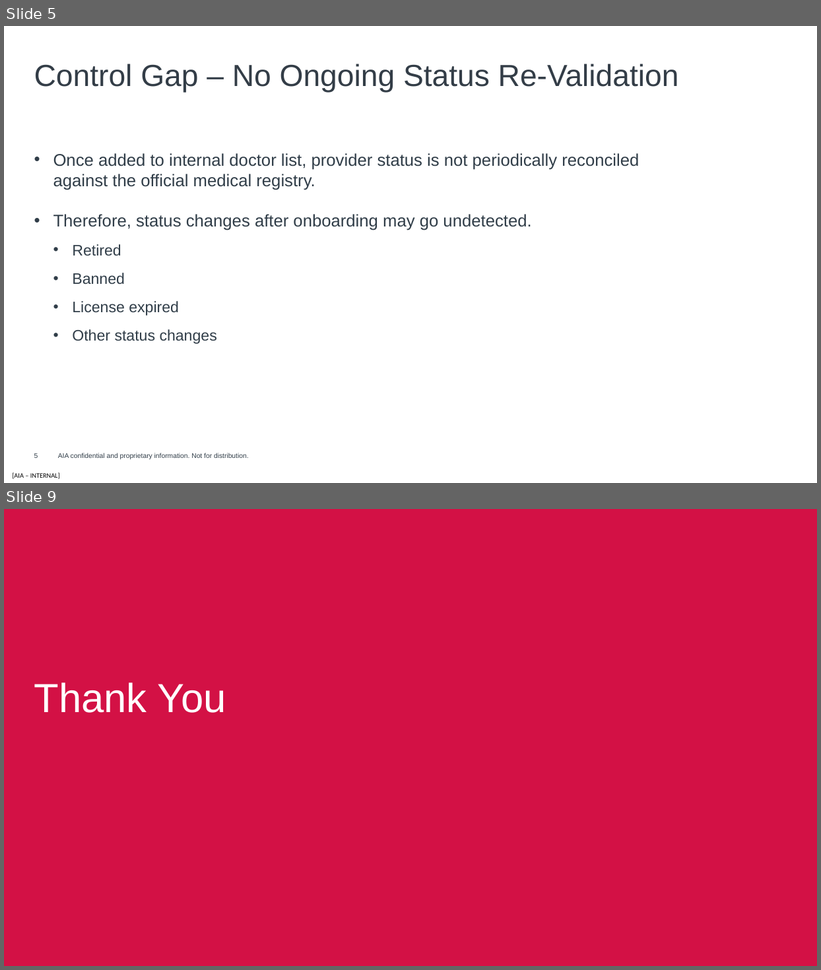
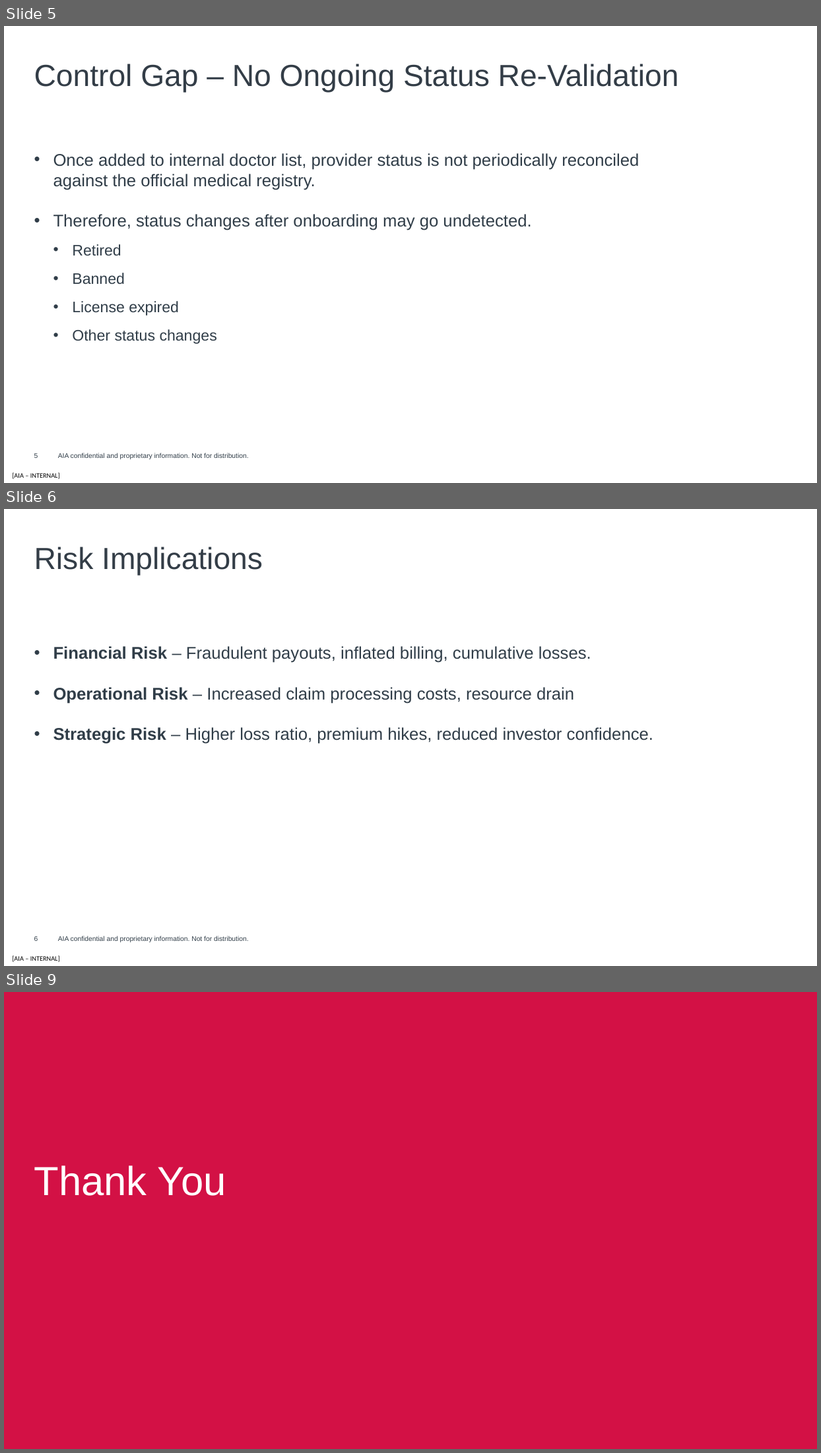
Before and after one commit to harrysokool/AIA-work, a slide deck: powerpoint/doctor_validation_ppt.pptx. Shown one above the other, each under a label of ours: slides 5 and 9 before the commit, slides 5, 6 and 9 after it; the slides between them are not shown. The pictures are 821x970 and 821x1453 pixels, drawn with LibreOffice and Linux fonts; fonts in the diff are those of the drawing; background and template pictures are left out. Boxes give left, top, right and bottom in pixels: in the first picture for what was removed or moved away, otherwise in the second. Text is boxed around its words. In the diff, an @@ line names an element or a change of style, - is before the commit and + after.

```diff
--- a/powerpoint/doctor_validation_ppt.pptx
+++ b/powerpoint/doctor_validation_ppt.pptx
@@ slide 6 added at box(4, 509, 817, 966), background #FFFFFF; not listed: 2 template elements that a slide beside it also shows @@
@@ text added at box(34, 547, 263, 575), 36 pt, text #333D47 @@
+Risk Implications
@@ text added at box(54, 646, 653, 744), 20 pt, text #303D48 @@
+• Financial Risk – Fraudulent payouts, inflated billing, cumulative losses.
+• Operational Risk – Increased claim processing costs, resource drain
+• Strategic Risk – Higher loss ratio, premium hikes, reduced investor confidence.
@@ page number added at box(34, 937, 38, 941), 8 pt, text #303D48 @@
+6
```
Also in this commit, not shown: 2 slides changed, 1 slide removed.
